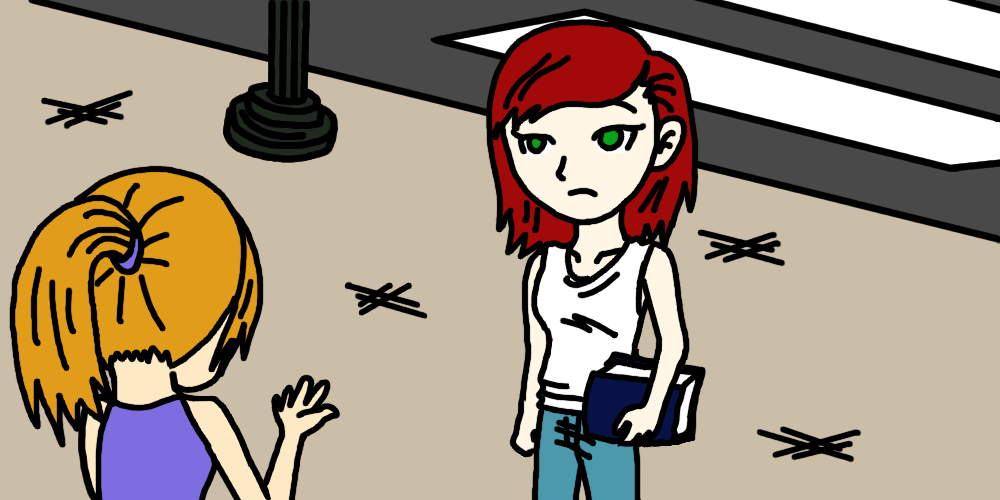
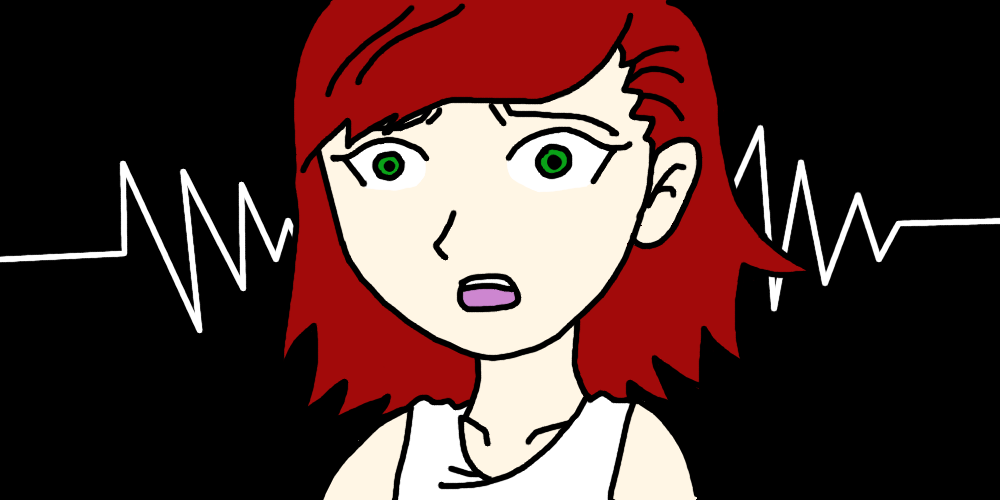
Revision of a layered 1000 × 500 image; what changed, layer by layer:
removed layer "Kelly LINEART" over [9, 165, 341, 500]
removed layer "Kelly COLOR" over [11, 169, 335, 500]
removed layer "Chelsey LINEART#1" over [559, 245, 707, 449]
removed layer "Chelsey LINEART" over [485, 18, 699, 500]
added layer "Chelsey LINE" above "Chelsey COLOR" over [277, 0, 817, 500]
added layer "Chelsey COLOR" above "sketch" over [281, 0, 808, 500]
renamed "Chelsey COLOR" to "sketch", hid it, painted on it over [283, 0, 741, 500]
hid "bg LINEART", painted on it over [28, 0, 1000, 463]
painted on "bg COLOR" over [0, 0, 1000, 500]
